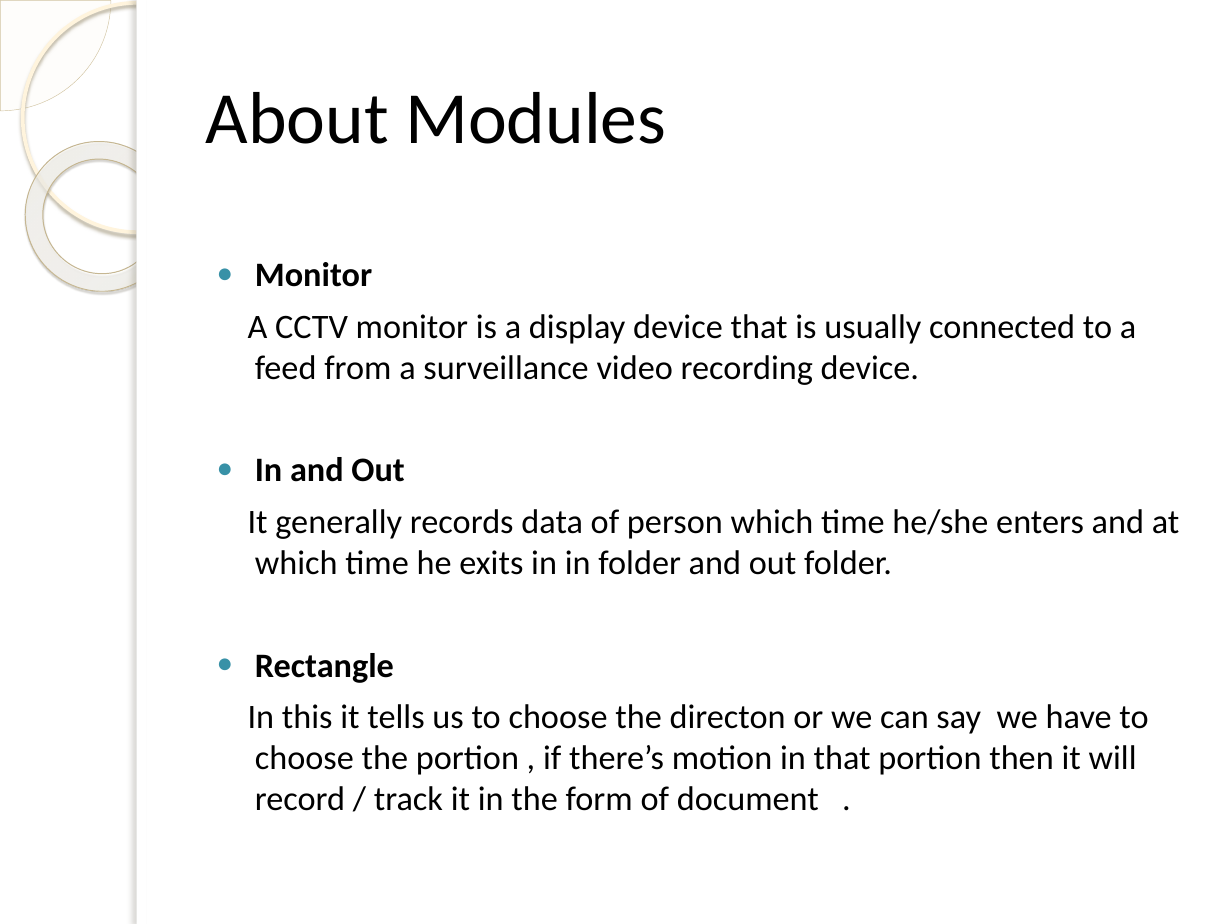
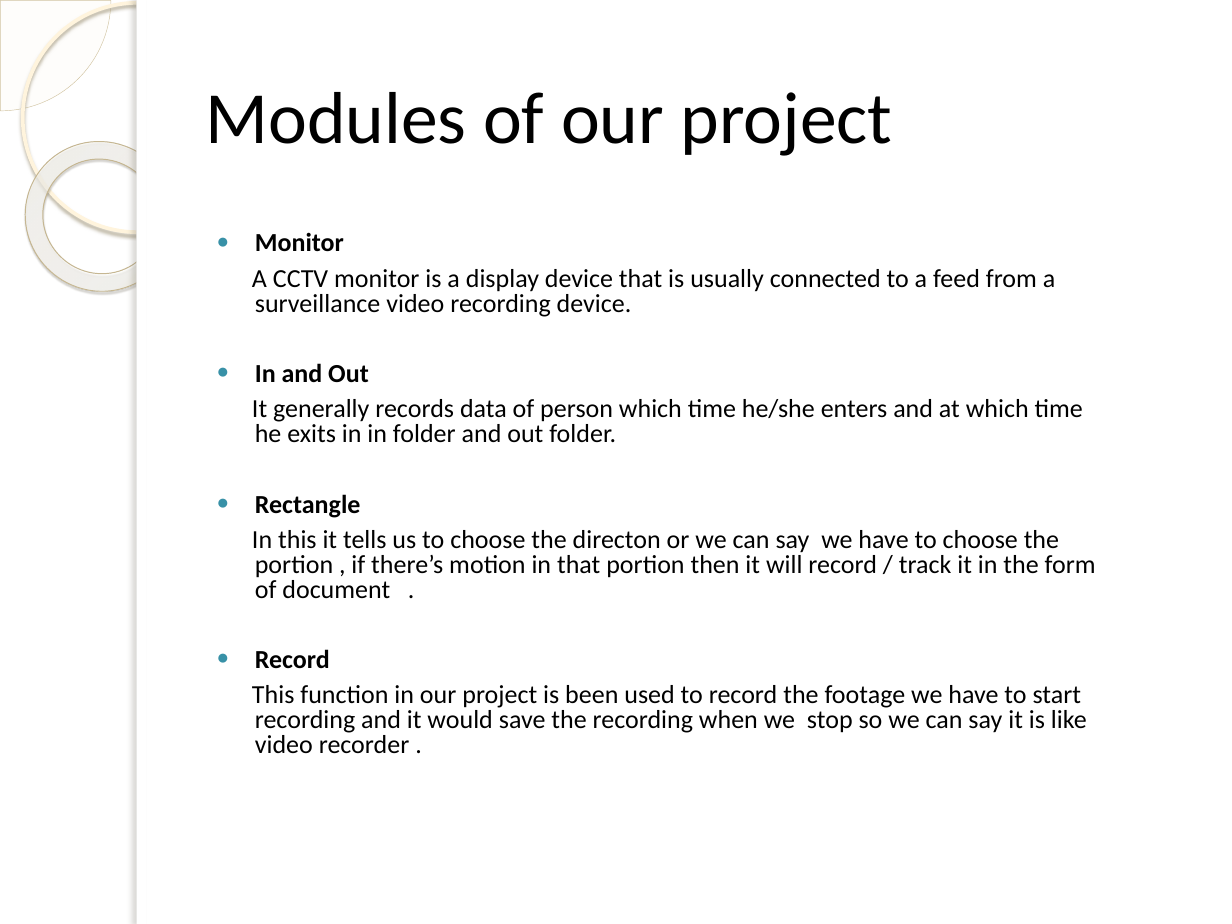
Before and after one commit to krushnal111/SGP-Final-Semester, a slide deck: slide 9 of SMART CCTV.pptx. Drawn at 1232x924 pixels with LibreOffice and Linux fonts; fonts in the diff are those of the drawing; background and template pictures are left out. Boxes give left, top, right and bottom in pixels: in the first picture for what was removed or moved away, otherwise in the second. Text is boxed around its words. In the diff, an @@ line names an element or a change of style, - is before the commit and + after.

```diff
--- a/SMART CCTV.pptx
+++ b/SMART CCTV.pptx
@@ title at bbox=[206, 92, 893, 156]: text changed @@
-About Modules
+Modules of our project
@@ text "Monitor": place and size @@
-text "Monitor" at bbox=[248, 262, 1180, 811]
+text "Monitor" at bbox=[252, 232, 1096, 753]
@@ text at bbox=[252, 232, 1096, 598]: size 20 to 15.2 pt in "Monitor", "A CCTV monitor is a display device ...", "In and Out", "It generally records data of person which ..." and 2 more places; line spacing 1 to 0.8 @@
@@ text at bbox=[252, 649, 1087, 753]: paragraphs added @@
+● Record
+This function in our project is been used to record the footage we have to start recording and it would save the recording when we stop so we can say it is like video recorder .
```
Also in this commit, not shown: 5 other slides changed, 2 slides added, 2 slides removed.
